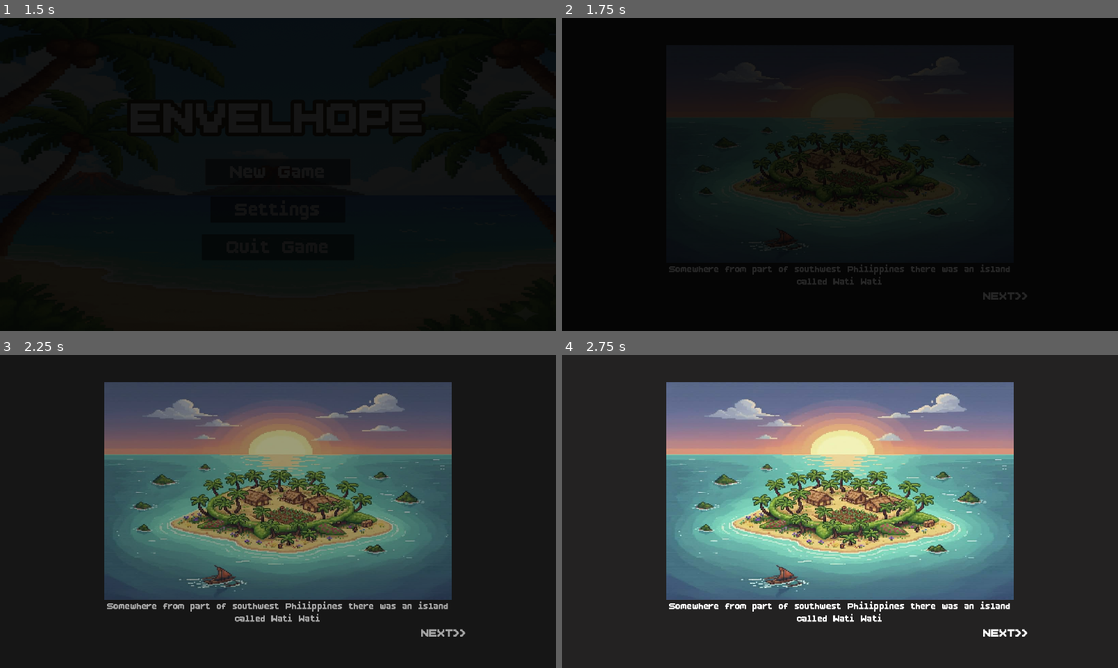
Above: before the commit, frames 1-4 (two rows, left to right).
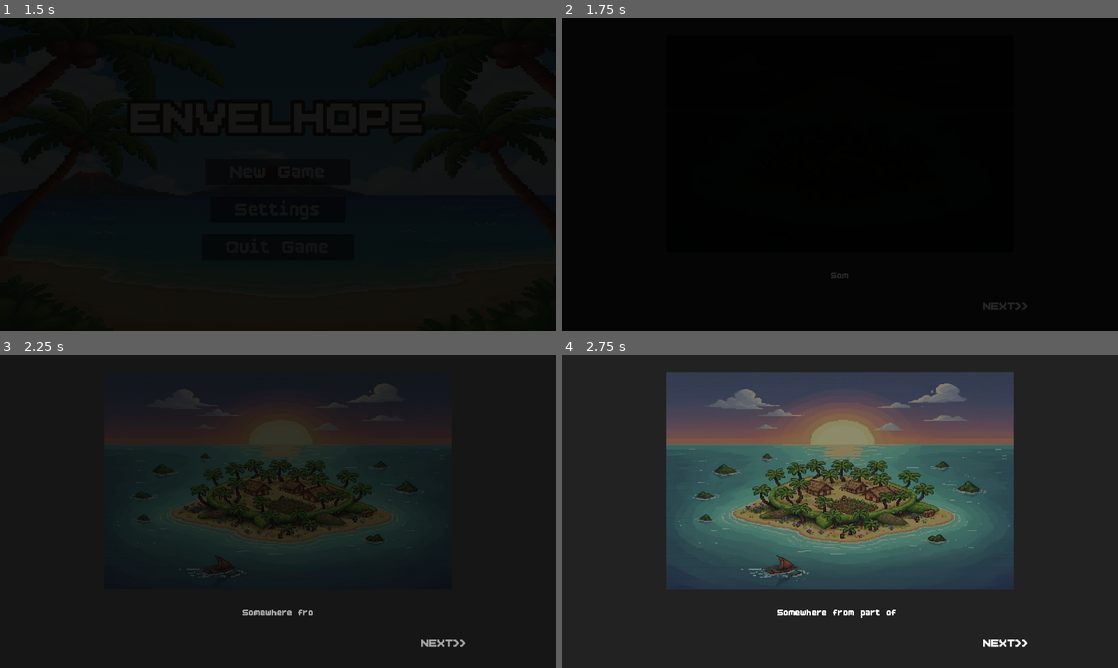
Above: after the commit, the same moments.

Repository: hoaxnt/envelhope-beta
Game: Godot game, scene res://Scenes/utils/main_menu.tscn
Same seed, same stepped clock (60 frames per second), same inputs: the game is played once before the commit and once after it.
Inputs (mouse positions are in pixels of both pictures, inside the frame that each line leads up to):
- Up to frame 1 (1.5 s): click "New Game" at 0.5 s; click "New Game" at 1.25 s
- Up to frame 2 (1.75 s): no input
- Up to frame 3 (2.25 s): click (278, 511) at 2 s
- Up to frame 4 (2.75 s): no input

Frame 1 is identical in both runs. In frame 2, 16% of the frame differs, in the area x 18-84%, y 12-94%; in frame 3, 44%; in frame 4, 46%, in the area x 18-84%, y 5-94%.

Commit message:
fix:centralized game data

Diff:
--- a/Scenes/utils/pause_menu.tscn
+++ b/Scenes/utils/pause_menu.tscn
@@ -63,14 +63,14 @@
 size_flags_horizontal = 4
 theme_override_fonts/font = ExtResource("2_6fgxk")
 theme_override_font_sizes/font_size = 60
-text = "  Controls  "
+text = "  Help  "
 
 [node name="MainMenuButton" type="Button" parent="PauseMenu/MarginContainer/VBoxContainer"]
 layout_mode = 2
 size_flags_horizontal = 4
 theme_override_fonts/font = ExtResource("2_6fgxk")
 theme_override_font_sizes/font_size = 50
-text = "  Back to Main Menu  "
+text = "  Save & Exit to Main Menu  "
 
 [connection signal="pressed" from="PauseMenu/MarginContainer/VBoxContainer/ResumeButton" to="PauseMenu" method="_on_resume_button_pressed"]
 [connection signal="pressed" from="PauseMenu/MarginContainer/VBoxContainer/HelpButton" to="PauseMenu" method="_on_help_button_pressed"]
--- a/Scenes/utils/startup_story.tscn
+++ b/Scenes/utils/startup_story.tscn
@@ -6,6 +6,67 @@
 
 [sub_resource type="StyleBoxFlat" id="StyleBoxFlat_gqv3l"]
 bg_color = Color(0.13599786, 0.13210395, 0.1330798, 1)
+
+[sub_resource type="Animation" id="Animation_5ekg1"]
+resource_name = "fade_reveal"
+length = 4.0
+tracks/0/type = "value"
+tracks/0/imported = false
+tracks/0/enabled = true
+tracks/0/path = NodePath("Panel/VBoxContainer/TextureRect:self_modulate")
+tracks/0/interp = 1
+tracks/0/loop_wrap = true
+tracks/0/keys = {
+"times": PackedFloat32Array(0, 2),
+"transitions": PackedFloat32Array(1, 1),
+"update": 0,
+"values": [Color(0, 0, 0, 1), Color(1, 1, 1, 1)]
+}
+tracks/1/type = "value"
+tracks/1/imported = false
+tracks/1/enabled = true
+tracks/1/path = NodePath("Panel/VBoxContainer/Label:visible_ratio")
+tracks/1/interp = 1
+tracks/1/loop_wrap = true
+tracks/1/keys = {
+"times": PackedFloat32Array(0, 4),
+"transitions": PackedFloat32Array(1, 1),
+"update": 0,
+"values": [0.0, 1.0]
+}
+
+[sub_resource type="Animation" id="Animation_iiyd8"]
+length = 0.001
+tracks/0/type = "value"
+tracks/0/imported = false
+tracks/0/enabled = true
+tracks/0/path = NodePath("Panel/VBoxContainer/TextureRect:self_modulate")
+tracks/0/interp = 1
+tracks/0/loop_wrap = true
+tracks/0/keys = {
+"times": PackedFloat32Array(0),
+"transitions": PackedFloat32Array(1),
+"update": 0,
+"values": [Color(0, 0, 0, 1)]
+}
+tracks/1/type = "value"
+tracks/1/imported = false
+tracks/1/enabled = true
+tracks/1/path = NodePath("Panel/VBoxContainer/Label:visible_ratio")
+tracks/1/interp = 1
+tracks/1/loop_wrap = true
+tracks/1/keys = {
+"times": PackedFloat32Array(0),
+"transitions": PackedFloat32Array(1),
+"update": 0,
+"values": [0.0]
+}
+
+[sub_resource type="AnimationLibrary" id="AnimationLibrary_iiyd8"]
+_data = {
+&"RESET": SubResource("Animation_iiyd8"),
+&"fade_reveal": SubResource("Animation_5ekg1")
+}
 
 [node name="StartupStory" type="Control"]
 layout_mode = 3
@@ -33,10 +94,11 @@
 anchor_bottom = 1.0
 grow_horizontal = 2
 grow_vertical = 2
-theme_override_constants/separation = -5
+theme_override_constants/separation = 30
 alignment = 1
 
 [node name="TextureRect" type="TextureRect" parent="Panel/VBoxContainer"]
+self_modulate = Color(0, 0, 0, 1)
 custom_minimum_size = Vector2(1200, 750)
 layout_mode = 2
 size_flags_horizontal = 4
@@ -54,6 +116,8 @@
 horizontal_alignment = 1
 vertical_alignment = 1
 autowrap_mode = 2
+visible_characters = 0
+visible_ratio = 0.0
 
 [node name="Label2" type="Label" parent="Panel/VBoxContainer"]
 custom_minimum_size = Vector2(1300, 0)
@@ -77,4 +141,9 @@
 flat = true
 metadata/_edit_lock_ = true
 
+[node name="AnimationPlayer" type="AnimationPlayer" parent="."]
+libraries = {
+&"": SubResource("AnimationLibrary_iiyd8")
+}
+
 [connection signal="pressed" from="Panel/SkipButton" to="." method="_on_skip_button_pressed"]
--- a/Scripts/Chapters/chapter_1.gd
+++ b/Scripts/Chapters/chapter_1.gd
@@ -5,7 +5,9 @@
 @onready var data = SaveLoad.load_game(SaveLoad.CONFIG_PATH)
 
 func _ready() -> void:
+
 	ObjectiveLabel.display()
+
 	if data.get("user_opened_once") == false:
 		Tutorial.show()
 	else:
--- /dev/null
+++ b/Scripts/autoloads/game_data.gd
@@ -0,0 +1,13 @@
+extends Node
+
+@onready var PLAYER_DATA_PATH = SaveLoad.PLAYER_DATA_PATH
+@onready var CONFIG_PATH = SaveLoad.CONFIG_PATH
+
+var player_stats = {
+	"hunger": 100.0,
+	"envelopes": 10000,
+	"cycle": 10
+}
+
+func _ready() -> void:
+	SaveLoad.save_game(player_stats, PLAYER_DATA_PATH)
--- a/Scripts/autoloads/save_load.gd
+++ b/Scripts/autoloads/save_load.gd
@@ -1,7 +1,7 @@
 extends Node
 
 const CONFIG_PATH = "user://config.json"
-const SAVE_PATH = "user://game_data.json"
+const PLAYER_DATA_PATH = "user://player_data.json"
 
 func save_game(data_to_save: Dictionary, path: String) -> Error:
 		var file = FileAccess.open(path, FileAccess.WRITE)
--- a/Scripts/hud/day_night_cycle.gd
+++ b/Scripts/hud/day_night_cycle.gd
@@ -1,21 +1,17 @@
 extends Label
 
-const INITIAL_TIME = 300
-const SAVE_KEY = "cycle"
+@onready var timer = $Timer
+@onready var PLAYER_DATA = SaveLoad.load_game(SaveLoad.PLAYER_DATA_PATH)
+@onready var time = PLAYER_DATA.get("cycle", 300)
 
-var time_left: int = INITIAL_TIME
-@onready var timer = $Timer
+var time_left: int = 300
 
 func _ready():
-		var loaded_data = SaveLoad.load_game(SaveLoad.SAVE_PATH)
-		var saved_time = loaded_data.get(SAVE_KEY, INITIAL_TIME)
-		time_left = saved_time
-
+		time_left = time
 		if is_instance_valid(timer):
 				timer.start()
 				if not timer.is_connected("timeout", _on_timer_timeout):
 						timer.connect("timeout", _on_timer_timeout)
-
 		update_time_display()
 
 func update_time_display():
@@ -31,13 +27,12 @@
 				time_left -= 1
 
 				save_current_time()
-
 				update_time_display()
 		else:
 				timer.stop()
 				print("Time is up! Cycle ended.")
 
-				time_left = INITIAL_TIME
+				time_left = 300
 				update_time_display()
 				timer.start()
 
@@ -46,8 +41,5 @@
 				print("Cycle Restarted.")
 
 func save_current_time():
-		var save_data = SaveLoad.load_game(SaveLoad.SAVE_PATH)
-
-		save_data[SAVE_KEY] = time_left
-
-		SaveLoad.save_game(save_data, SaveLoad.SAVE_PATH)
+		PLAYER_DATA["cycle"] = time_left
+		SaveLoad.save_game(PLAYER_DATA, SaveLoad.PLAYER_DATA_PATH)
--- a/Scripts/hud/envelopes.gd
+++ b/Scripts/hud/envelopes.gd
@@ -1,19 +1,16 @@
 extends Label
 
-const SAVE_KEY = "envelopes"
-const DEFAULT_ENVELOPES_VALUE = 1000
+@onready var PLAYER_DATA = SaveLoad.load_game(SaveLoad.PLAYER_DATA_PATH)
+@onready var envelopes = PLAYER_DATA.get("envelopes")
 
 func _ready():
-		var loaded_data = SaveLoad.load_game(SaveLoad.SAVE_PATH)
-		var envelopes_value = loaded_data.get(SAVE_KEY, DEFAULT_ENVELOPES_VALUE)
-		update_display(int(envelopes_value))
+		update_display(int(envelopes))
 
 func update_display(new_value):
 		text = str(new_value)
 
-func save_envelopes(value_to_save):
-		var save_data = SaveLoad.load_game(SaveLoad.SAVE_PATH)
-
-		save_data[SAVE_KEY] = value_to_save
-		SaveLoad.save_game(save_data, SaveLoad.SAVE_PATH)
-		update_display(value_to_save)
+func save_envelopes(value):
+		PLAYER_DATA["envelopes"] = value
+		SaveLoad.save_game(PLAYER_DATA, SaveLoad.PLAYER_DATA_PATH)
+		update_display(value)
+		print("display updated")
--- a/Scripts/hud/hud.gd
+++ b/Scripts/hud/hud.gd
@@ -1,14 +1,7 @@
 extends CanvasLayer
-
-var game_stats = {
-	"hunger": 100.0,
-	"envelopes": 10000,
-	"cycle": 10
-}
 
 func _ready() -> void:
 	show()
-	SaveLoad.save_game(game_stats, SaveLoad.SAVE_PATH)
 
 func _on_bag_button_pressed() -> void:
 	get_tree().current_scene.call_deferred("queue_free")
--- a/Scripts/hud/hunger_bar.gd
+++ b/Scripts/hud/hunger_bar.gd
@@ -1,26 +1,29 @@
 extends ProgressBar
 
-var loaded_data = SaveLoad.load_game(SaveLoad.SAVE_PATH)
-var envelopes
+@onready var PLAYER_DATA = SaveLoad.load_game(SaveLoad.PLAYER_DATA_PATH)
+@onready var envelopes = PLAYER_DATA.get("envelopes")
 
 func _ready():
-		loaded_data = SaveLoad.load_game(SaveLoad.SAVE_PATH)
-		envelopes = loaded_data.get("envelopes")
-		var saved_hunger = loaded_data.get("hunger", 100.0)
+		var timer = $Timer
+		var hunger_status = PLAYER_DATA.get("hunger", 100.0)
 
+#		Max value displayed on HUDs
 		max_value = 100.0
-		value = saved_hunger
-		loaded_data.set("hunger", saved_hunger)
-		var timer = $Timer
+
+#		Displayed current hunger value
+		value = hunger_status
+
+		#PLAYER_DATA_PATH.set("hunger", hunger_status)
+
 		if is_instance_valid(timer):
 				timer.connect("timeout", _on_timer_timeout)
 
 func _on_timer_timeout():
 		if value > 0:
-				value -= 0.1
+				value -= 50
 				value = max(0.0, value)
-				loaded_data.set("hunger", value)
-				SaveLoad.save_game(loaded_data, SaveLoad.SAVE_PATH)
+				PLAYER_DATA.set("hunger", value)
+				SaveLoad.save_game(PLAYER_DATA, SaveLoad.PLAYER_DATA_PATH)
 
 		if value <= 0:
 				if $Timer.is_stopped():
@@ -28,10 +31,10 @@
 				$Timer.stop()
 				envelopes -= 500
 
-				print("Oops! player died from starving. Resetting hunger to 100.")
+				print("Oops! player starved too much, 500 envelopes deducted.")
 
-				loaded_data.set("hunger", 100)
-				loaded_data.set("envelopes", envelopes)
-				SaveLoad.save_game(loaded_data, SaveLoad.SAVE_PATH)
+				PLAYER_DATA.set("hunger", 100)
+				PLAYER_DATA.set("envelopes", envelopes)
+				SaveLoad.save_game(PLAYER_DATA, SaveLoad.PLAYER_DATA_PATH)
 				value = 100.0
 				$Timer.start()
--- a/Scripts/utils/main_menu.gd
+++ b/Scripts/utils/main_menu.gd
@@ -1,6 +1,7 @@
 extends Control
 
 func _on_start_button_pressed() -> void:
+	SaveLoad.save_game({"user_opened_once":false}, SaveLoad.CONFIG_PATH)
 	Transition.transition_to_scene("res://scenes/utils/startup_story.tscn")
 
 func _on_exit_button_pressed() -> void:
--- a/Scripts/utils/objective_label.gd
+++ b/Scripts/utils/objective_label.gd
@@ -3,8 +3,8 @@
 @onready var objective_anim = $ObjectiveTextAnimation
 
 func _ready() -> void:
-	print(objective_anim)
-	objective_anim.play("show_objective")
+	#objective_anim.play("show_objective")
+	pass
 
 func display() -> void:
 	objective_anim.play("show_objective")
--- a/Scripts/utils/startup_story.gd
+++ b/Scripts/utils/startup_story.gd
@@ -1,4 +1,6 @@
 extends Control
+
+@onready var anim = $AnimationPlayer
 
 const IMAGES = [
 	"res://assets/utils/introduction/scene_1.jpg",
@@ -24,11 +26,13 @@
 @onready var next_button: Button = $Panel/SkipButton
 
 func _ready() -> void:
+	anim.play("fade_reveal")
 	_update_content()
 
 func _on_skip_button_pressed() -> void:
 	current_step += 1
 	if current_step < IMAGES.size():
+		anim.play("fade_reveal")
 		_update_content()
 	else:
 		_transition_to_next_scene()
--- a/Scripts/utils/tutorial.gd
+++ b/Scripts/utils/tutorial.gd
@@ -3,6 +3,7 @@
 @onready var data = SaveLoad.load_game(SaveLoad.CONFIG_PATH)
 
 func _ready() -> void:
+
 	hide()
 
 func _on_button_pressed() -> void:
--- a/project.godot
+++ b/project.godot
@@ -25,6 +25,7 @@
 Transition="*res://scenes/utils/transition.tscn"
 Tutorial="*res://scenes/utils/tutorial.tscn"
 ObjectiveLabel="*res://scenes/utils/objective_label.tscn"
+GameData="*res://scripts/autoloads/game_data.gd"
 
 [debug]
 
Not shown: 1 places in Scenes/utils/startup_story.tscn that only renumber resources
Not shown, added: Scripts/autoloads/game_data.gd.uid
Not shown, added: Scenes/utils/tutorial.tscn20773339667.tmp
